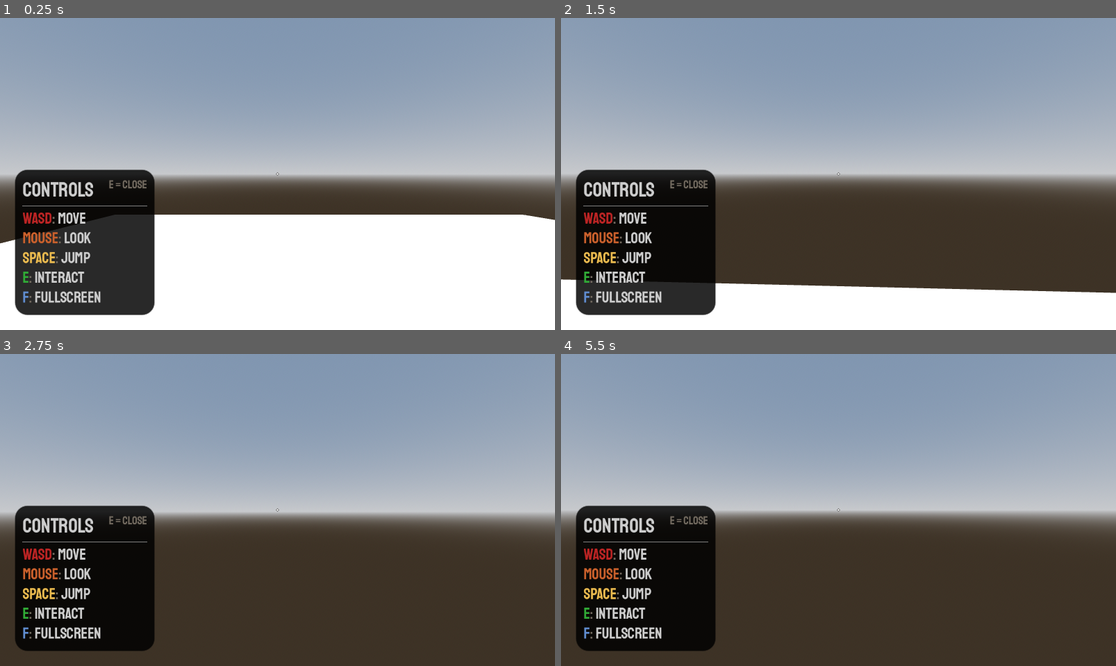
Above: before the commit, frames 1-4 (two rows, left to right).
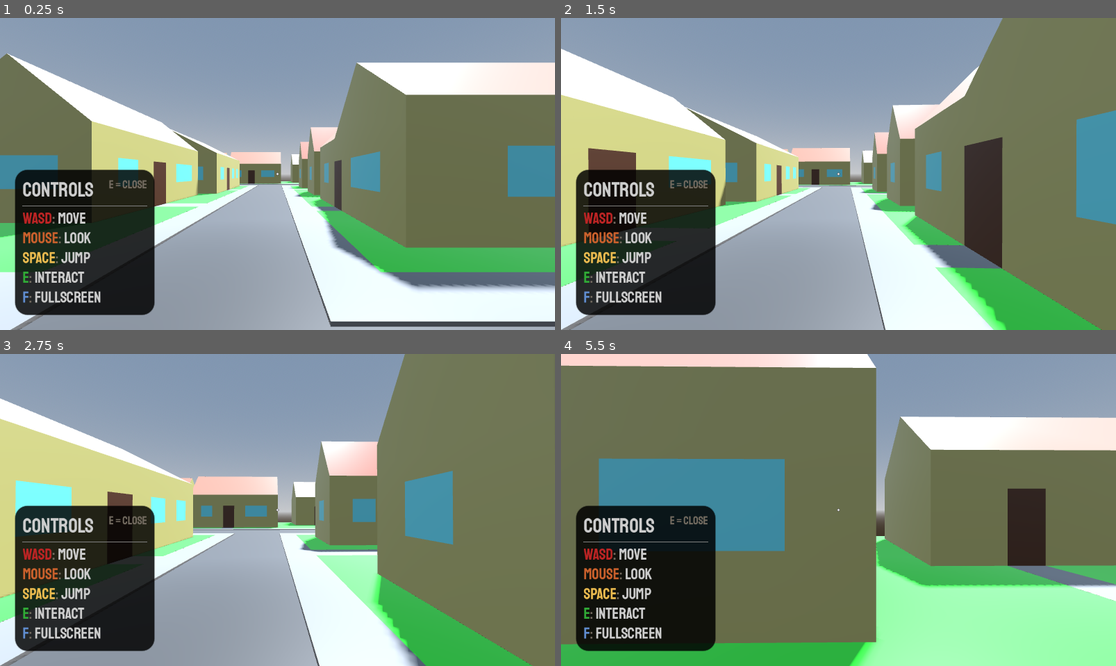
Above: after the commit, the same moments.

Repository: DrOtter3000/theconvention
Game: Godot game, scene res://Environment/level.tscn
The game is run twice, just before and just after one commit, with the same random seed, the same clock (stepped at 60 frames per second) and the same inputs.
Inputs (mouse positions are in pixels of both pictures, inside the frame that each line leads up to):
- Up to frame 1 (0.25 s): no input
- Up to frame 2 (1.5 s): tap Enter (ui_accept) at 0.5 s; move the mouse to (866, 174) at 0.52 s; press the mouse at (866, 174) at 0.53 s; hold W (move_forward) from 0.53 s (still down); tap Space (jump) at 0.77 s; move the mouse to (810, 174) at 1.27 s; release the mouse at (810, 174) at 1.28 s; click (810, 174) at 1.35 s
- Up to frame 3 (2.75 s): keep holding W (move_forward); tap Space (jump) at 1.52 s; move the mouse to (288, 503) at 2.02 s; press the mouse at (288, 503) at 2.03 s
- Up to frame 4 (5.5 s): keep holding W (move_forward); move the mouse to (832, 516) at 2.77 s; release the mouse at (832, 516) at 2.78 s; click (832, 516) at 2.85 s; tap Space (jump) at 3.02, 3.77, 4.52 s; move the mouse to (877, 513) at 3.52 s; press the mouse at (877, 513) at 3.53 s; move the mouse to (794, 506) at 4.27 s; release the mouse at (794, 506) at 4.28 s; click (794, 506) at 4.35 s; move the mouse to (844, 510) at 5.02 s; press the mouse at (844, 510) at 5.03 s

The runs differ from the first frame. In frame 1, 57% of the frame differs, in the area x 0-100%, y 11-100%; in frame 2, 66%; in frame 3, 71%; in frame 4, 78%, in the area x 0-100%, y 0-100%.

Commit message:
update map

Diff:
--- a/Environment/level.tscn
+++ b/Environment/level.tscn
@@ -1,5 +1,6 @@
-[gd_scene load_steps=7 format=3 uid="uid://di0k8pvo3lxxk"]
+[gd_scene load_steps=6 format=3 uid="uid://b3ngk7pbmicnj"]
 
+[ext_resource type="PackedScene" uid="uid://jcpxwdr5lohb" path="res://Environment/City.glb" id="1_4kv4r"]
 [ext_resource type="PackedScene" uid="uid://vwr8ajoufse8" path="res://Player/Player.tscn" id="1_s0m85"]
 
 [sub_resource type="ProceduralSkyMaterial" id="ProceduralSkyMaterial_e0jkh"]
@@ -14,12 +15,6 @@
 sky = SubResource("Sky_cqqgn")
 tonemap_mode = 2
 
-[sub_resource type="PlaneMesh" id="PlaneMesh_8su5x"]
-size = Vector2(15, 15)
-
-[sub_resource type="ConcavePolygonShape3D" id="ConcavePolygonShape3D_mm50j"]
-data = PackedVector3Array(7.5, 0, 7.5, -7.5, 0, 7.5, 7.5, 0, -7.5, -7.5, 0, 7.5, -7.5, 0, -7.5, 7.5, 0, -7.5)
-
 [node name="Level" type="Node3D"]
 
 [node name="DirectionalLight3D" type="DirectionalLight3D" parent="."]
@@ -29,13 +24,7 @@
 [node name="WorldEnvironment" type="WorldEnvironment" parent="."]
 environment = SubResource("Environment_l1sbo")
 
-[node name="MeshInstance3D" type="MeshInstance3D" parent="."]
-mesh = SubResource("PlaneMesh_8su5x")
-
-[node name="StaticBody3D" type="StaticBody3D" parent="MeshInstance3D"]
-
-[node name="CollisionShape3D" type="CollisionShape3D" parent="MeshInstance3D/StaticBody3D"]
-shape = SubResource("ConcavePolygonShape3D_mm50j")
+[node name="City" parent="." instance=ExtResource("1_4kv4r")]
 
 [node name="Player" parent="." instance=ExtResource("1_s0m85")]
 transform = Transform3D(1, 0, 0, 0, 1, 0, 0, 0, 1, -1.52274, 1.11055, -0.00841141)
--- a/Player/Player.tscn
+++ b/Player/Player.tscn
@@ -287,7 +287,6 @@
 unique_name_in_owner = true
 stream = SubResource("AudioStreamRandomizer_8skvo")
 max_db = -15.0
-bus = &"SFX"
 
 [node name="RunAudio" type="AudioStreamPlayer3D" parent="Audio"]
 unique_name_in_owner = true
@@ -295,7 +294,6 @@
 volume_db = -8.0
 max_db = -5.0
 pitch_scale = 2.0
-bus = &"SFX"
 
 [node name="FootstepTimer" type="Timer" parent="Audio"]
 wait_time = 0.2
--- a/project.godot
+++ b/project.godot
@@ -22,6 +22,10 @@
 [autoload]
 
 UserInterface="*res://UI/UserInterface.tscn"
+
+[editor]
+
+movie_writer/movie_file="/home/drotter3000/Videos/Aufnahmen/TheConvention.avi"
 
 [input]
 
Binary file added: Environment/City.glb
Not shown, added: Environment/City.glb.import
